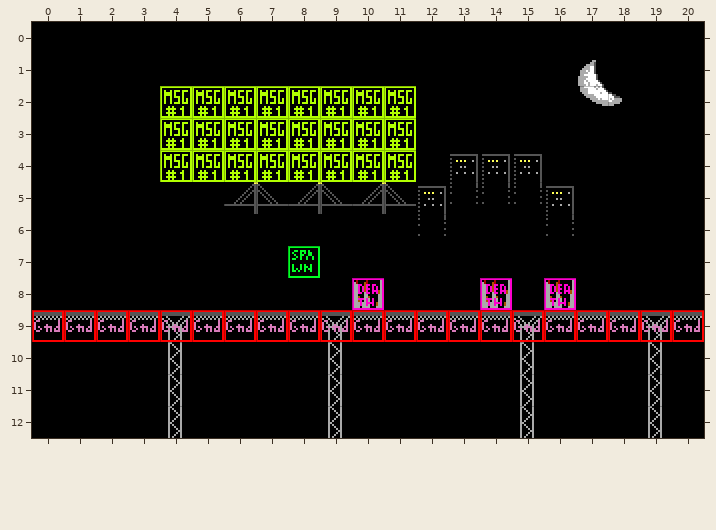
Two versions of a level (Tiled map, levels/0801.tmx). The picture above was drawn from the file before the commit.
Cells are 16x16 px. Shown: x 0..20, y 0..12.
Once edited:
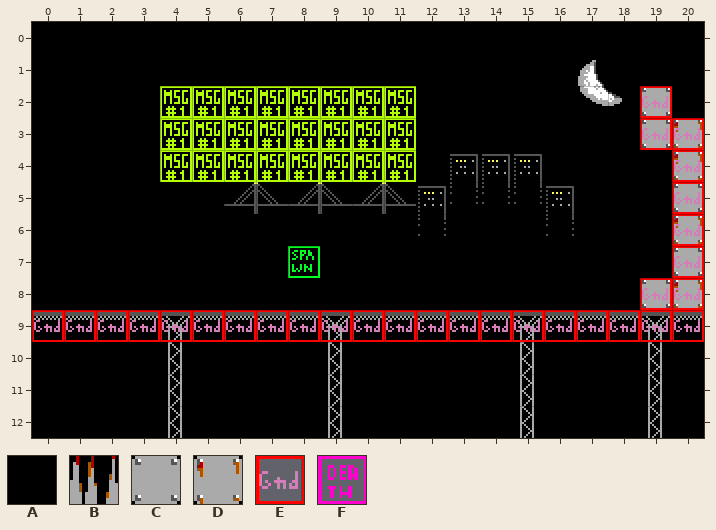
Key: from "Tileset": A 19, B 78, C 79, D 99; from "obj_layer": E 1, F 3.
_ is an empty cell.
Tiles replaced or removed in this view: A, B, F.
The edit:
Changed rows in their new state; . is an unchanged cell.
Layer "bg":
first column x 10:
 2 .........C.
 3 .........CD
 4 ..........D
 5 ..........C
 6 ..........D
 7 ..........C
 8 A...A.A..CD
Layer "col":
first column x 10:
 2 .........E.
 3 .........EE
 4 ..........E
 5 ..........E
 6 ..........E
 7 ..........E
 8 _..._._..EE
Changed places in both pictures, as pixel boxes (x1, y1, x2, y2):
changed: (640, 86, 704, 310)
changed: (352, 278, 384, 310)
changed: (480, 278, 512, 310)
changed: (544, 278, 576, 310)
